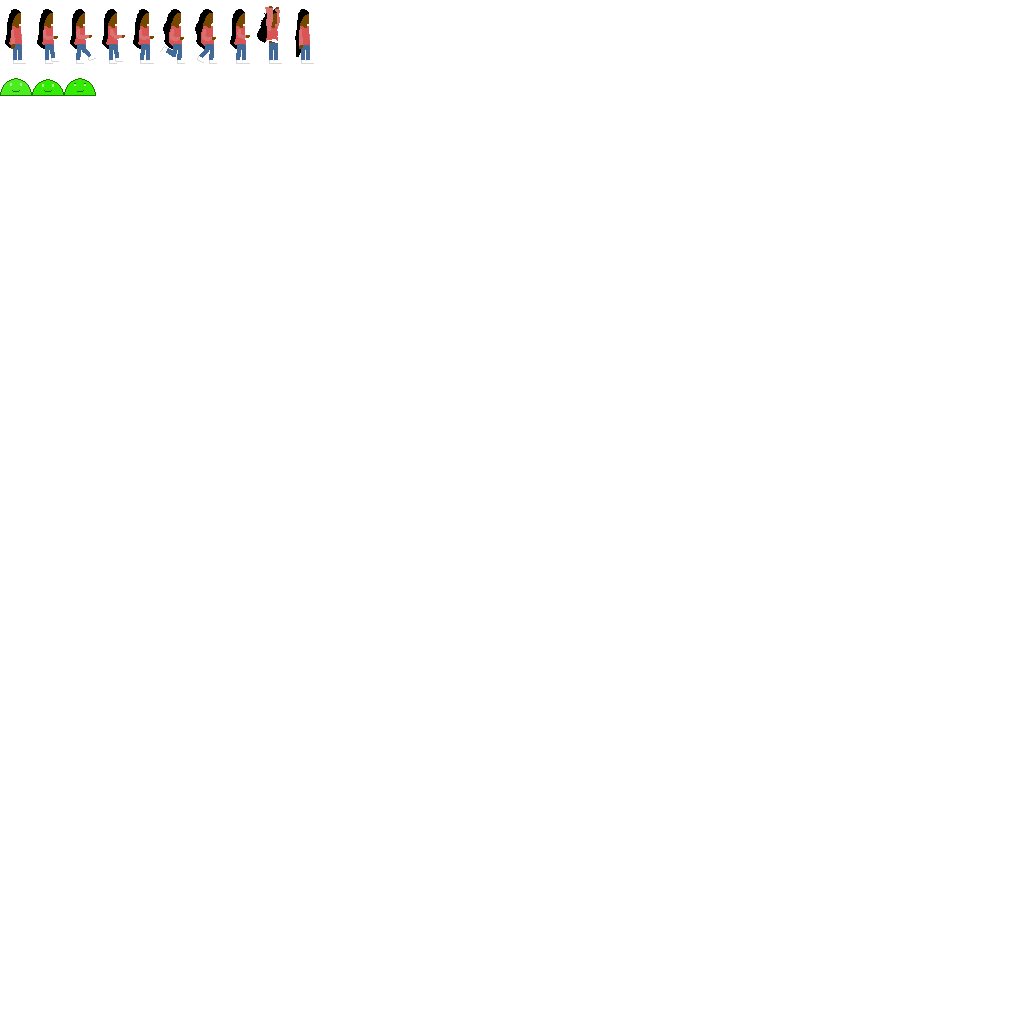
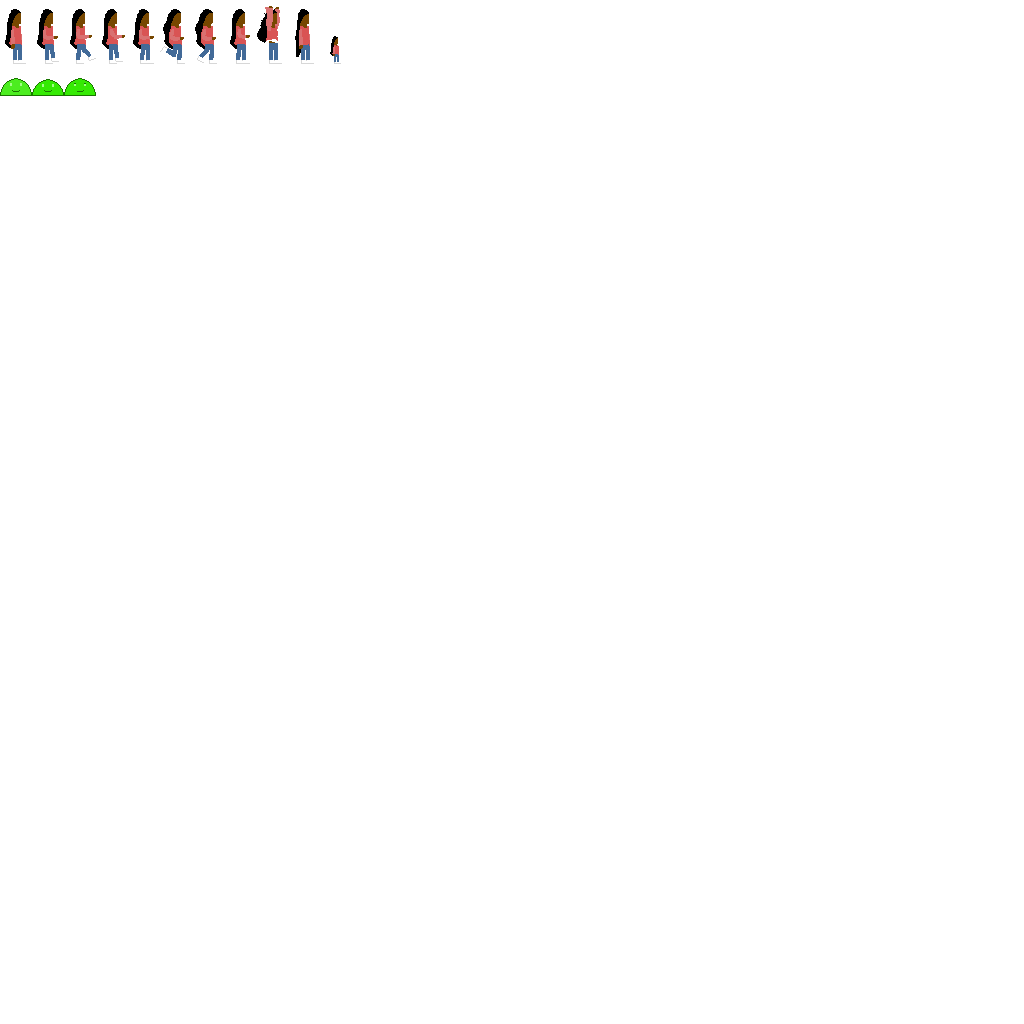
Before/after of a (1024, 1024) layered artwork. What changed in the layer stack:
painted on "FG" over left=330, top=36, right=341, bottom=64
